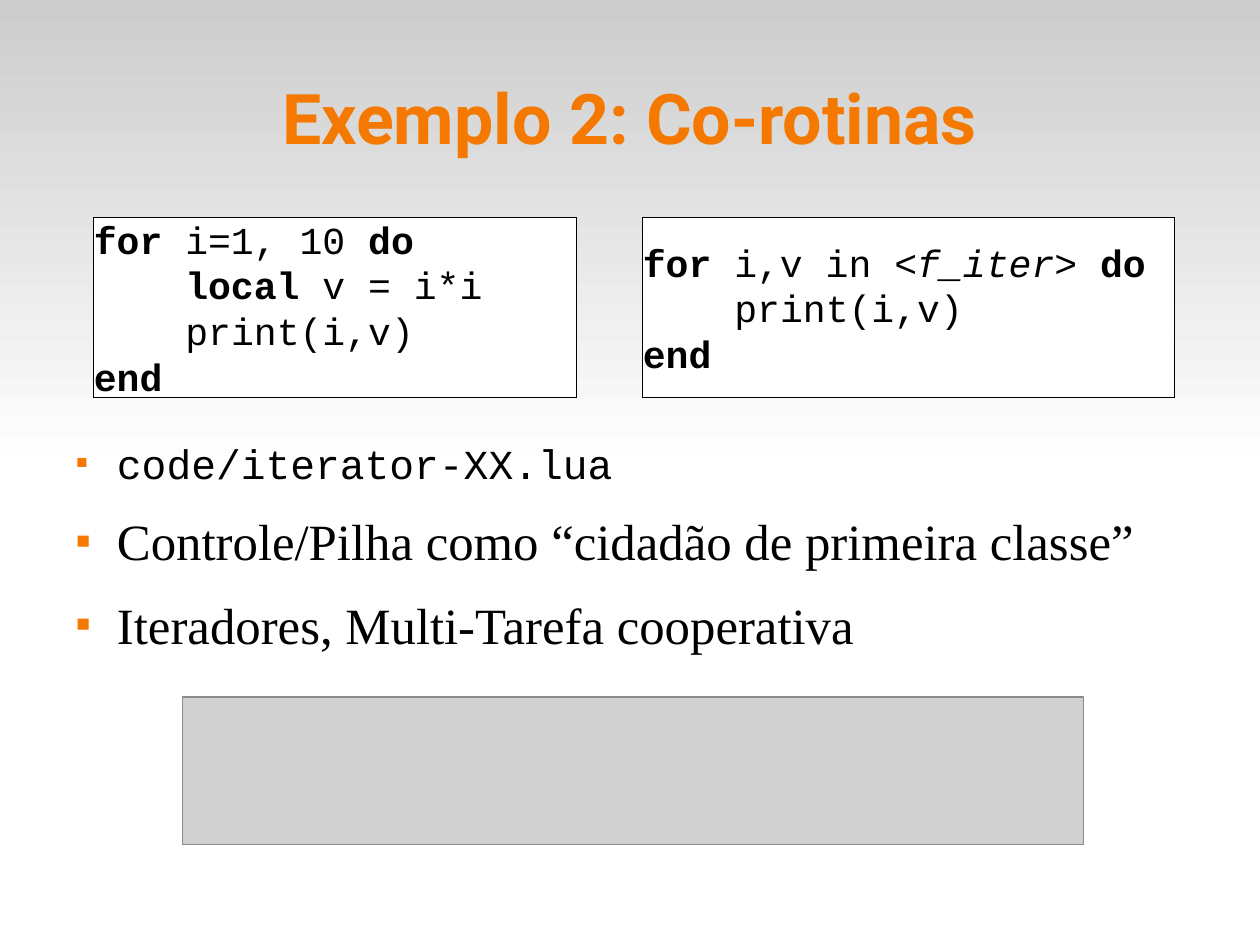
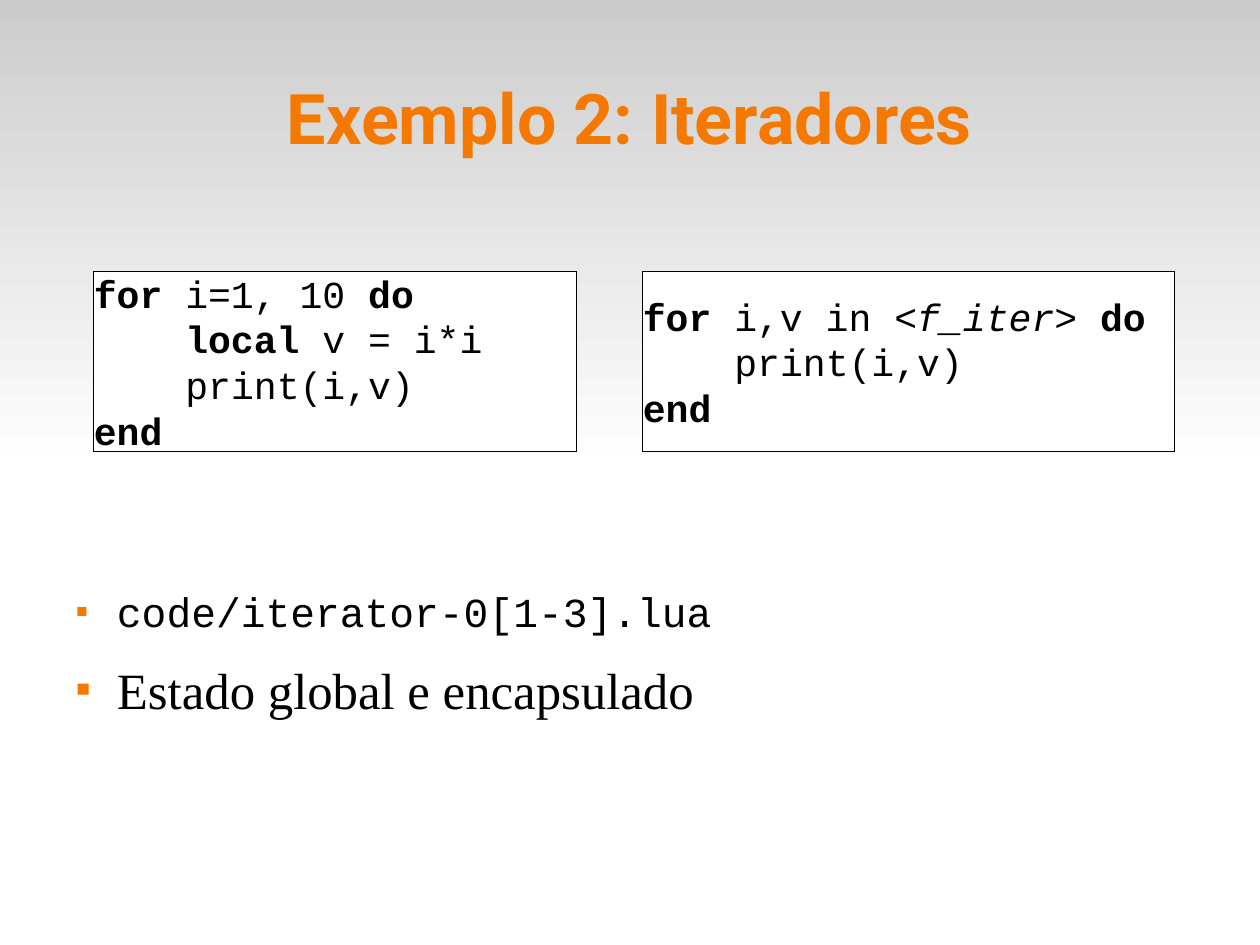
Before and after one commit to fsantanna-uerj/EDL, a slide deck: slide 11 of slides/edl-02.odp. Drawn at 1260x945 pixels with LibreOffice and Linux fonts; fonts in the diff are those of the drawing; grey boxes stand for pictures. Boxes give left, top, right and bottom in pixels: in the first picture for what was removed or moved away, otherwise in the second. Text is boxed around its words. In the diff, an @@ line names an element or a change of style, - is before the commit and + after.

```diff
--- a/slides/edl-02.odp
+++ b/slides/edl-02.odp
@@ title at [287, 91, 972, 158]: text changed @@
-Exemplo 2: Co-rotinas
+Exemplo 2: Iteradores
@@ rectangle "for i=1, 10 do": place and size @@
-rectangle "for i=1, 10 do" at [94, 218, 576, 398]
+rectangle "for i=1, 10 do" at [94, 272, 576, 452]
@@ rectangle "for i,v in <f_iter> do": place and size @@
-rectangle "for i,v in <f_iter> do" at [643, 217, 1174, 397]
+rectangle "for i,v in <f_iter> do" at [643, 272, 1174, 452]
@@ text removed at [117, 449, 1134, 654] @@
-■ code/iterator-XX.lua
-■ Controle/Pilha como “cidadão de primeira classe”
-■ Iteradores, Multi-Tarefa cooperativa
@@ text added at [117, 597, 711, 719], 26 pt, text #000000 @@
+■ code/iterator-0[1-3].lua
+■ Estado global e encapsulado
@@ picture removed at [183, 697, 1084, 845] @@
```
Also in this commit, not shown: 2 other slides changed, 2 slides added, 11 other files.
